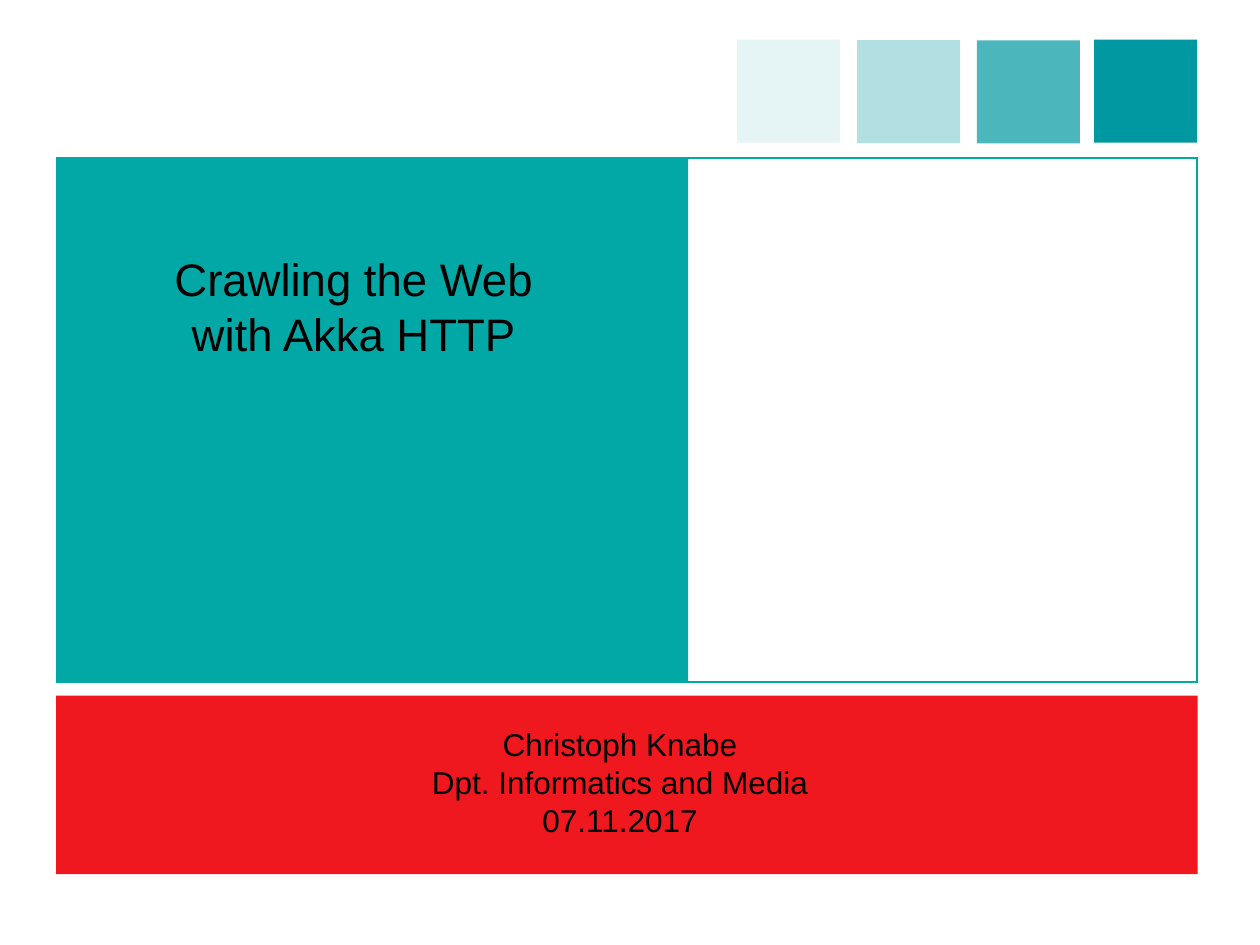
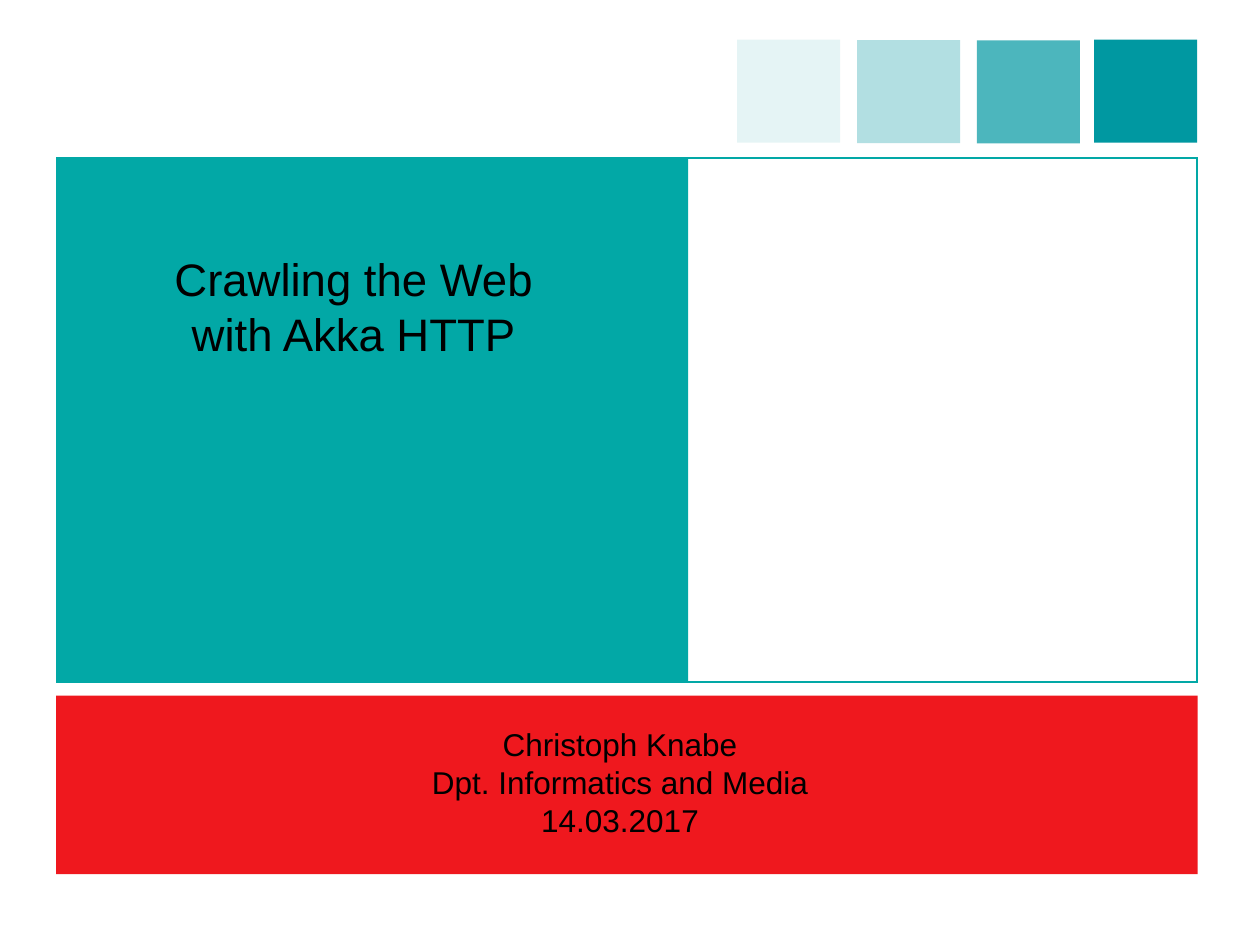
Before and after one commit to christophknabe/akka-crawl, a slide deck: slide 1 of src/doc/discussion.odp. Drawn at 1260x945 pixels with LibreOffice and Linux fonts; fonts in the diff are those of the drawing; background and template pictures are left out. Boxes give left, top, right and bottom in pixels: in the first picture for what was removed or moved away, otherwise in the second. Text is boxed around its words. In the diff, an @@ line names an element or a change of style, - is before the commit and + after.

```diff
--- a/src/doc/discussion.odp
+++ b/src/doc/discussion.odp
@@ text at (541,810,699,833): text changed @@
-07.11.2017
+14.03.2017
```
Also in this commit, not shown: 2 other slides changed, 2 other files.
